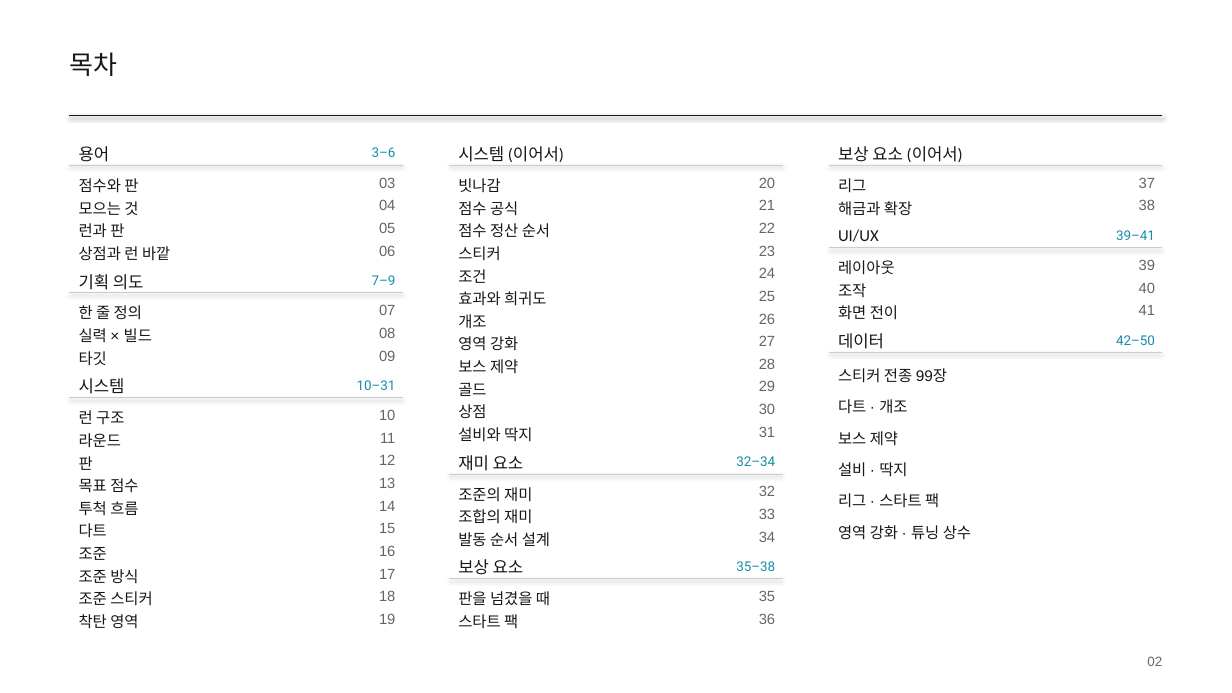
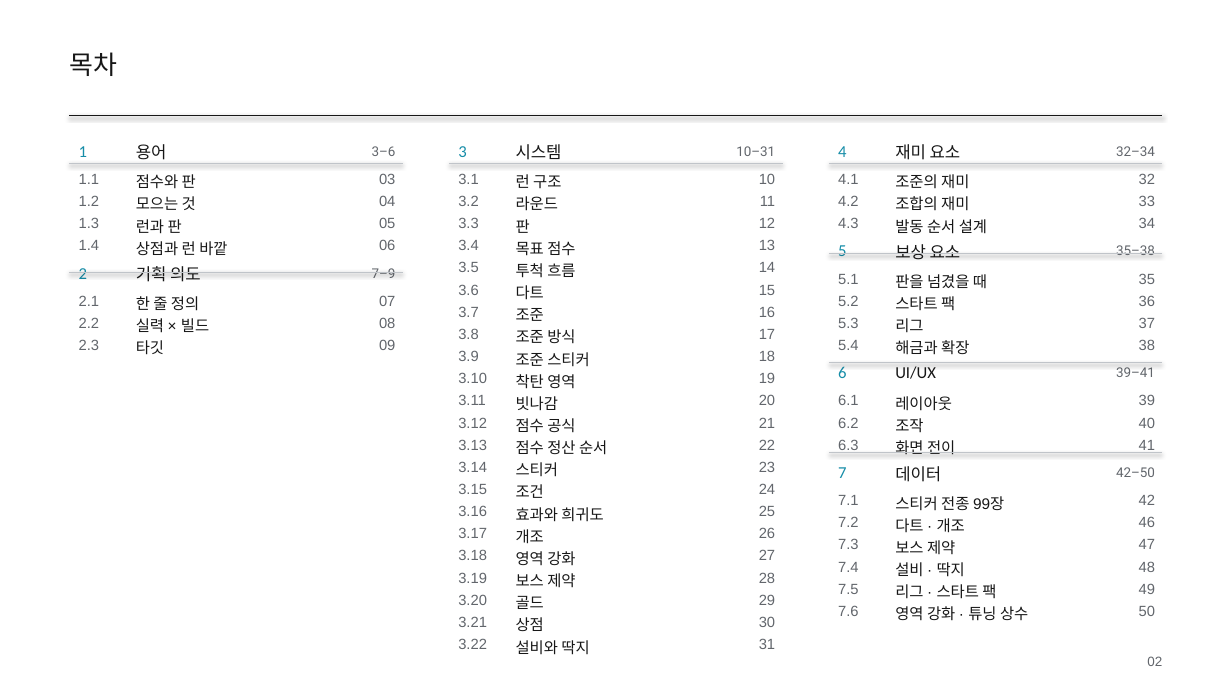
Before and after one commit to GGbong69/test-03, a slide deck: slide 2 of docs/HIGHTONE_기획서.pptx. Drawn at 1232x693 pixels with LibreOffice and Linux fonts; fonts in the diff are those of the drawing. Boxes give left, top, right and bottom in pixels: in the first picture for what was removed or moved away, otherwise in the second. Text is boxed around its words. In the diff, an @@ line names an element or a change of style, - is before the commit and + after.

```diff
--- a/docs/HIGHTONE_기획서.pptx
+++ b/docs/HIGHTONE_기획서.pptx
@@ table at bbox=[69, 135, 403, 359] @@
-용어 | 3–6
-점수와 판 | 03
-모으는 것 | 04
-런과 판 | 05
-상점과 런 바깥 | 06
-기획 의도 | 7–9
-한 줄 정의 | 07
-실력 × 빌드 | 08
-타깃 | 09
-시스템 | 10–31
-런 구조 | 10
-라운드 | 11
-판 | 12
-목표 점수 | 13
-투척 흐름 | 14
-다트 | 15
-조준 | 16
-조준 방식 | 17
-조준 스티커 | 18
-착탄 영역 | 19
+1 | 용어 | 3–6
+1.1 | 점수와 판 | 03
+1.2 | 모으는 것 | 04
+1.3 | 런과 판 | 05
+1.4 | 상점과 런 바깥 | 06
+2 | 기획 의도 | 7–9
+2.1 | 한 줄 정의 | 07
+2.2 | 실력 × 빌드 | 08
+2.3 | 타깃 | 09
@@ table at bbox=[449, 135, 783, 659] @@
-시스템 (이어서) | 
-빗나감 | 20
-점수 공식 | 21
-점수 정산 순서 | 22
-스티커 | 23
-조건 | 24
-효과와 희귀도 | 25
-개조 | 26
-영역 강화 | 27
-보스 제약 | 28
-골드 | 29
-상점 | 30
-설비와 딱지 | 31
-재미 요소 | 32–34
-조준의 재미 | 32
-조합의 재미 | 33
-발동 순서 설계 | 34
-보상 요소 | 35–38
-판을 넘겼을 때 | 35
-스타트 팩 | 36
+3 | 시스템 | 10–31
+3.1 | 런 구조 | 10
+3.2 | 라운드 | 11
+3.3 | 판 | 12
+3.4 | 목표 점수 | 13
+3.5 | 투척 흐름 | 14
+3.6 | 다트 | 15
+3.7 | 조준 | 16
+3.8 | 조준 방식 | 17
+3.9 | 조준 스티커 | 18
+3.10 | 착탄 영역 | 19
+3.11 | 빗나감 | 20
+3.12 | 점수 공식 | 21
+3.13 | 점수 정산 순서 | 22
+3.14 | 스티커 | 23
+3.15 | 조건 | 24
+3.16 | 효과와 희귀도 | 25
+3.17 | 개조 | 26
+3.18 | 영역 강화 | 27
+3.19 | 보스 제약 | 28
+3.20 | 골드 | 29
+3.21 | 상점 | 30
+3.22 | 설비와 딱지 | 31
@@ table at bbox=[829, 135, 1163, 625] @@
-보상 요소 (이어서) | 
-리그 | 37
-해금과 확장 | 38
-UI/UX | 39–41
-레이아웃 | 39
-조작 | 40
-화면 전이 | 41
-데이터 | 42–50
-스티커 전종 99장 | 
-다트 · 개조 | 
-보스 제약 | 
-설비 · 딱지 | 
-리그 · 스타트 팩 | 
-영역 강화 · 튜닝 상수 | 
+4 | 재미 요소 | 32–34
+4.1 | 조준의 재미 | 32
+4.2 | 조합의 재미 | 33
+4.3 | 발동 순서 설계 | 34
+5 | 보상 요소 | 35–38
+5.1 | 판을 넘겼을 때 | 35
+5.2 | 스타트 팩 | 36
+5.3 | 리그 | 37
+5.4 | 해금과 확장 | 38
+6 | UI/UX | 39–41
+6.1 | 레이아웃 | 39
+6.2 | 조작 | 40
+6.3 | 화면 전이 | 41
+7 | 데이터 | 42–50
+7.1 | 스티커 전종 99장 | 42
+7.2 | 다트 · 개조 | 46
+7.3 | 보스 제약 | 47
+7.4 | 설비 · 딱지 | 48
+7.5 | 리그 · 스타트 팩 | 49
+7.6 | 영역 강화 · 튜닝 상수 | 50
@@ line (69, 164) - (403, 164): stroke #C9CCD0 0.75 pt to #C0C4C9 0.9 pt @@
@@ line (449, 164) - (783, 164): stroke #C9CCD0 0.75 pt to #C0C4C9 0.9 pt @@
@@ line moved from (449, 474) - (783, 474) to (829, 164) - (1163, 164) @@
@@ line (829, 164) - (1163, 164): stroke #C9CCD0 0.75 pt to #C0C4C9 0.9 pt @@
@@ line moved from (449, 579) - (783, 579) to (829, 254) - (1163, 254) @@
@@ line (829, 254) - (1163, 254): stroke #C9CCD0 0.75 pt to #C0C4C9 0.9 pt @@
@@ line removed from (829, 248) to (1163, 248) @@
@@ line moved from (69, 293) - (403, 293) to (69, 273) - (403, 273) @@
@@ line (69, 273) - (403, 273): stroke #C9CCD0 0.75 pt to #C0C4C9 0.9 pt @@
@@ line moved from (829, 352) - (1163, 352) to (829, 362) - (1163, 362) @@
@@ line (829, 362) - (1163, 362): stroke #C9CCD0 0.75 pt to #C0C4C9 0.9 pt @@
@@ line removed from (69, 397) to (403, 397) @@
@@ line moved from (829, 165) - (1163, 165) to (829, 453) - (1163, 453) @@
@@ line (829, 453) - (1163, 453): stroke #C9CCD0 0.75 pt to #C0C4C9 0.9 pt @@
```
Also in this commit, not shown: 1 other file.
